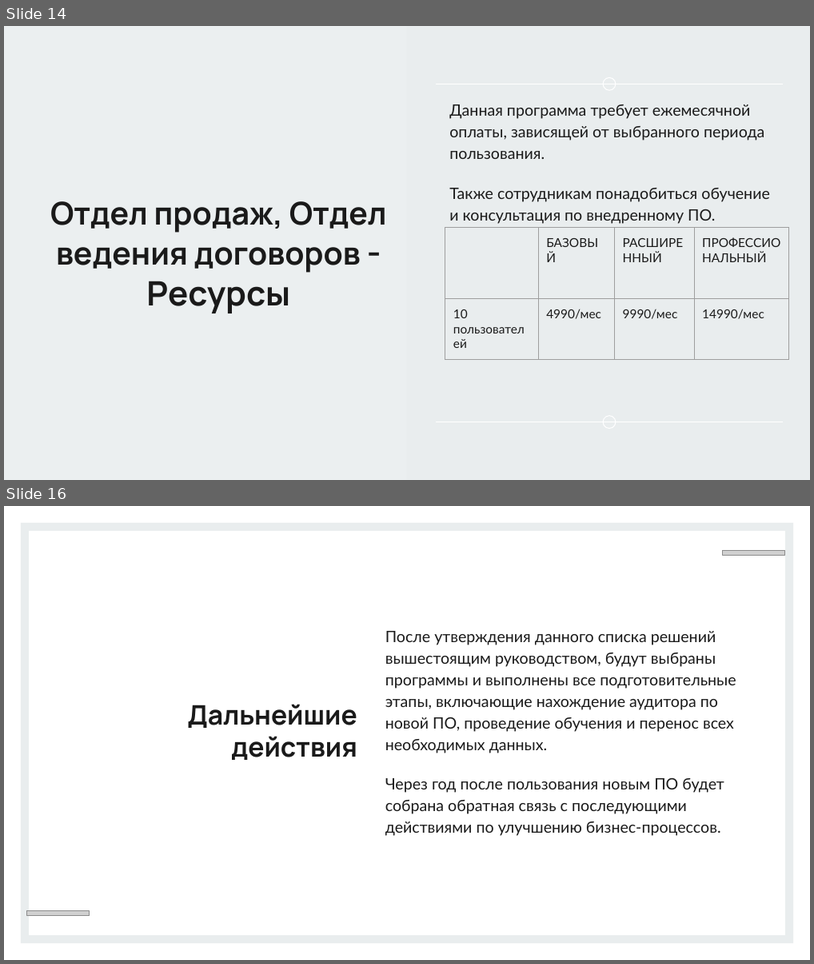
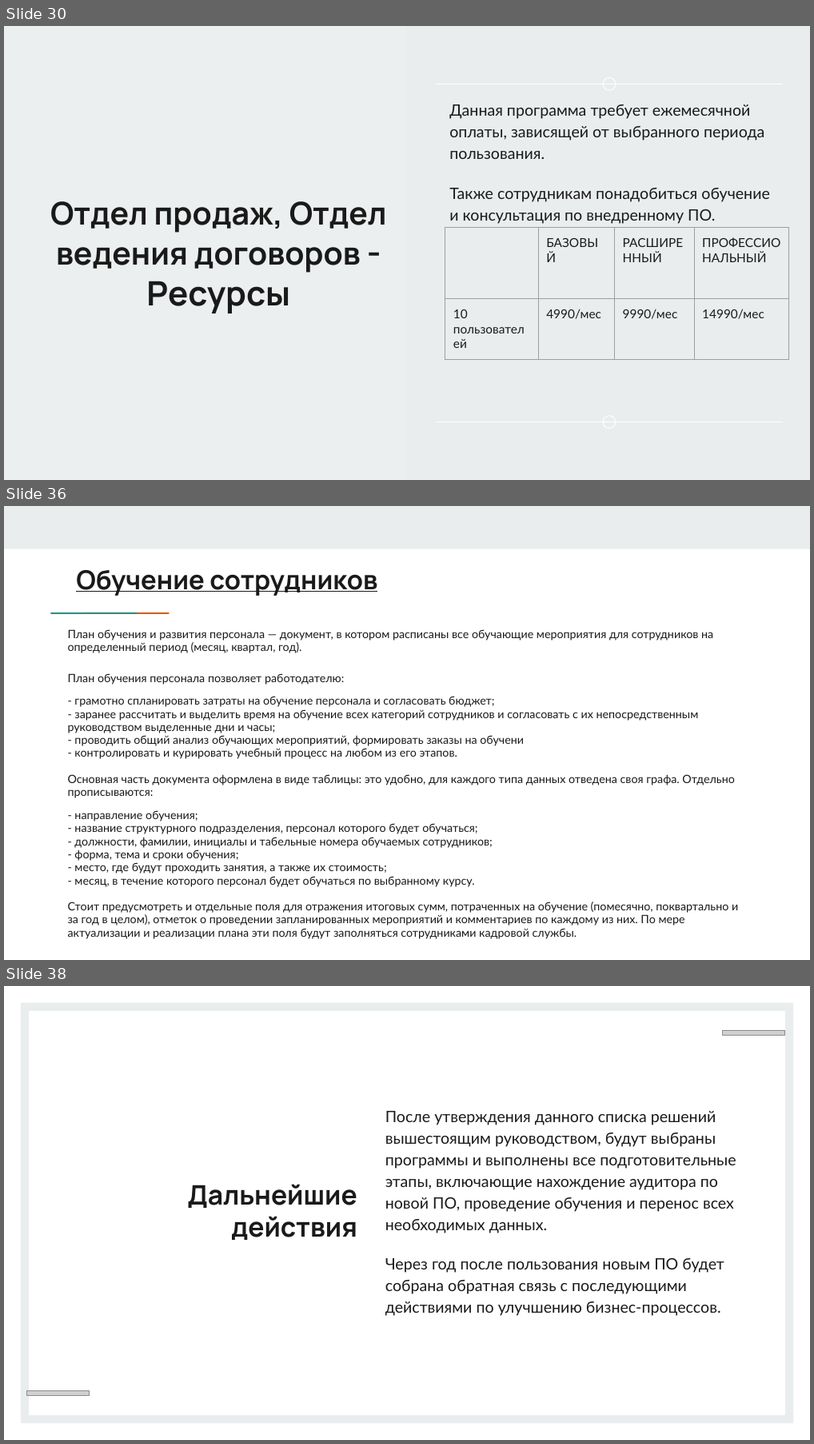
Before and after one commit to Kolonin-Gleb-Studying/SIT, a slide deck: Отчёт об эффективности СИТ студенты/София.pptx. Shown one above the other, each under a label of ours: slides 14 and 16 before the commit, slides 30, 36 and 38 after it; the slides between them are not shown. The pictures are 814x964 and 814x1444 pixels, drawn with LibreOffice and Linux fonts; fonts in the diff are those of the drawing; grey boxes stand for pictures. Boxes give left, top, right and bottom in pixels: in the first picture for what was removed or moved away, otherwise in the second. Text is boxed around its words. In the diff, an @@ line names an element or a change of style, - is before the commit and + after.

```diff
--- a/Отчёт об эффективности СИТ студенты/София.pptx
+++ b/Отчёт об эффективности СИТ студенты/София.pptx
@@ slide 36 added at (4, 506, 810, 960), background #FFFFFF @@
@@ rectangle added at (4, 506, 810, 548), fill #E9EDEE @@
@@ title added at (76, 570, 378, 596), 23.4 pt, text #1A1A1A, bold, underline @@
+Обучение сотрудников
@@ rectangle added at (78, 611, 110, 615), fill #1A9988 @@
@@ rectangle added at (110, 611, 142, 615), fill #EB5600 @@
@@ text added at (68, 629, 738, 939), 10.2 pt, text #1A1A1A @@
+План обучения и развития персонала — документ, в котором расписаны все обучающие мероприятия для сотрудников на определенный период (месяц, квартал, год).
+План обучения персонала позволяет работодателю:
+- грамотно спланировать затраты на обучение персонала и согласовать бюджет;
+- заранее рассчитать и выделить время на обучение всех категорий сотрудников и согласовать с их непосредственным руководством выделенные дни и часы;
+- проводить общий анализ обучающих мероприятий, формировать заказы на обучени
+- контролировать и курировать учебный процесс на любом из его этапов.
+Основная часть документа оформлена в виде таблицы: это удобно, для каждого типа данных отведена своя графа. Отдельно прописываются:
+- направление обучения;
+- название структурного подразделения, персонал которого будет обучаться;
+- должности, фамилии, инициалы и табельные номера обучаемых сотрудников;
+- форма, тема и сроки обучения;
+- место, где будут проходить занятия, а также их стоимость;
+- месяц, в течение которого персонал будет обучаться по выбранному курсу.
+Стоит предусмотреть и отдельные поля для отражения итоговых сумм, потраченных на обучение (помесячно, поквартально и за год в целом), отметок о проведении запланированных мероприятий и комментариев по каждому из них. По мере актуализации и реализации плана эти поля будут заполняться сотрудниками кадровой службы.
@@ what was slide 14 is now slide 30 @@
@@ what was slide 16 is now slide 38 @@
```
Also in this commit, not shown: 4 slides changed, 22 other slides added, 1 slide removed, 3 other files.
